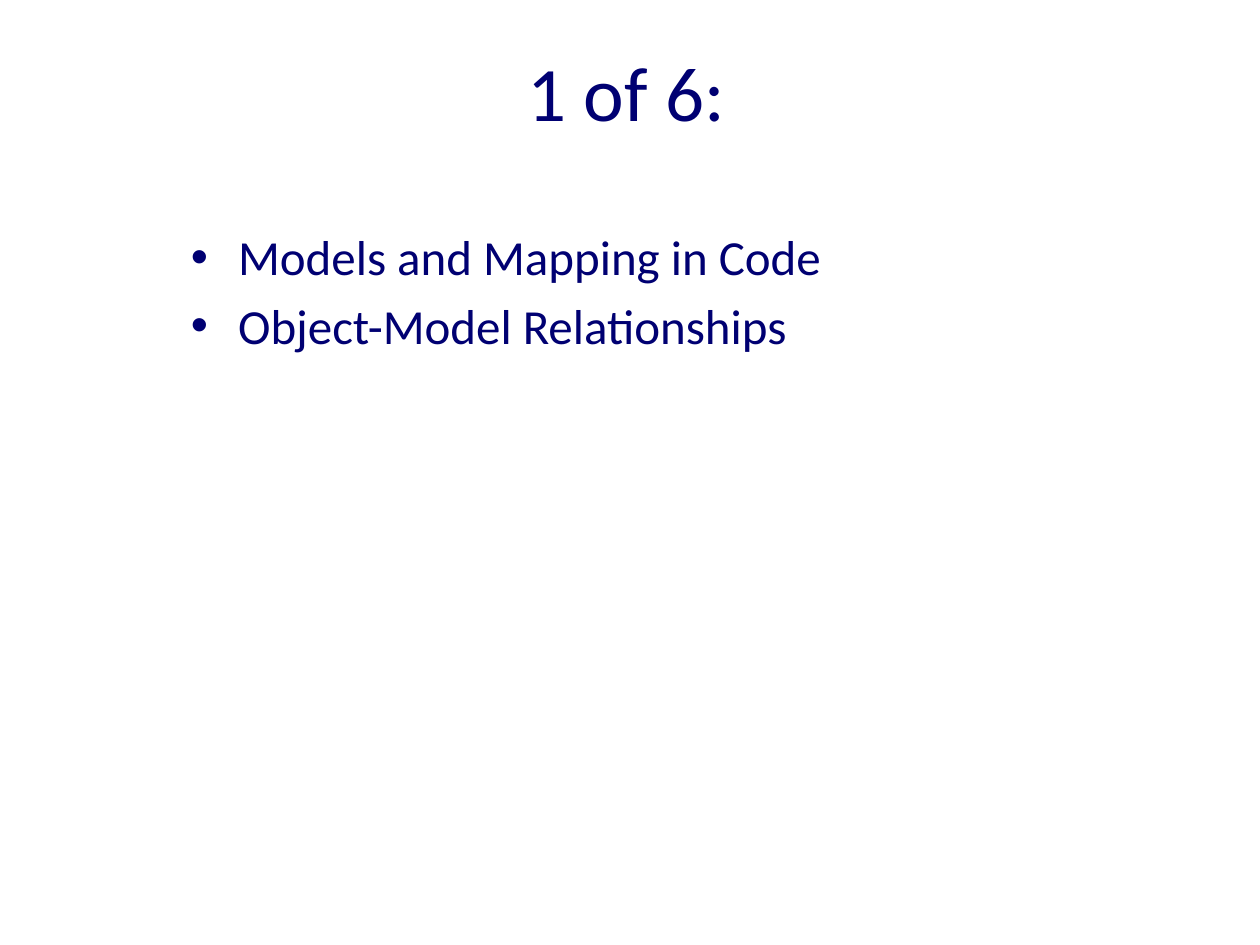
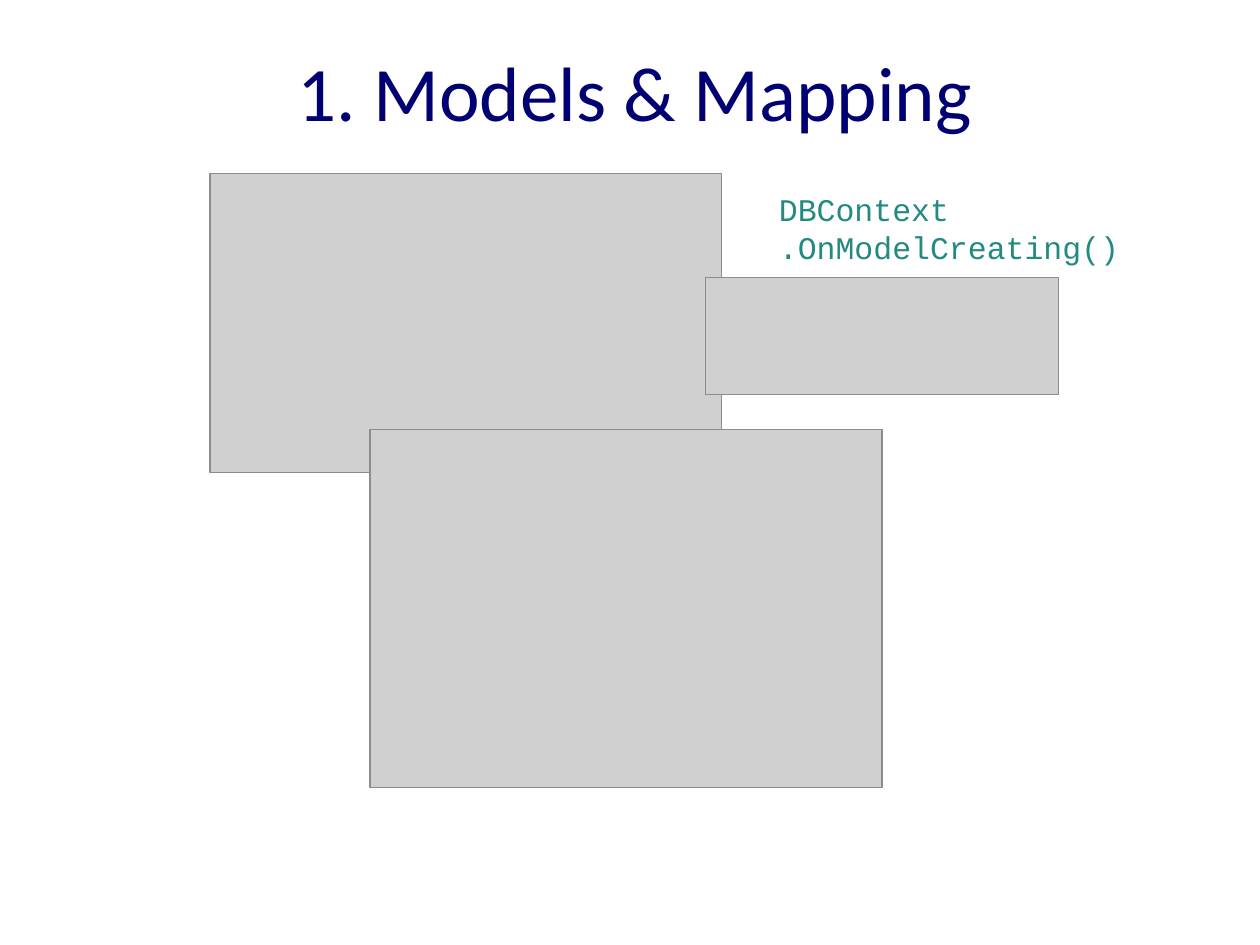
Before and after one commit to excellalabs/ExcellaLean, a slide deck: slide 8 of _presentations/CodeFirstMigrations.pptx. Drawn at 1260x945 pixels with LibreOffice and Linux fonts; fonts in the diff are those of the drawing; grey boxes stand for pictures; background and template pictures are left out. Boxes give left, top, right and bottom in pixels: in the first picture for what was removed or moved away, otherwise in the second. Text is boxed around its words. In the diff, an @@ line names an element or a change of style, - is before the commit and + after.

```diff
--- a/_presentations/CodeFirstMigrations.pptx
+++ b/_presentations/CodeFirstMigrations.pptx
@@ title at <box>298,67,972,135</box>: text changed @@
-1 of 6:
+1. Models & Mapping
@@ picture added at <box>210,174,722,474</box> @@
@@ text added at <box>779,200,1119,266</box>, 18 pt, text #238A81 @@
+DBContext
+.OnModelCreating()
@@ text removed at <box>238,241,821,353</box> @@
-• Models and Mapping in Code
-• Object-Model Relationships
@@ picture added at <box>706,277,1058,394</box> @@
@@ picture added at <box>370,430,882,788</box> @@
```
Also in this commit, not shown: 12 other slides changed, 2 slides added, 3 slides removed.
